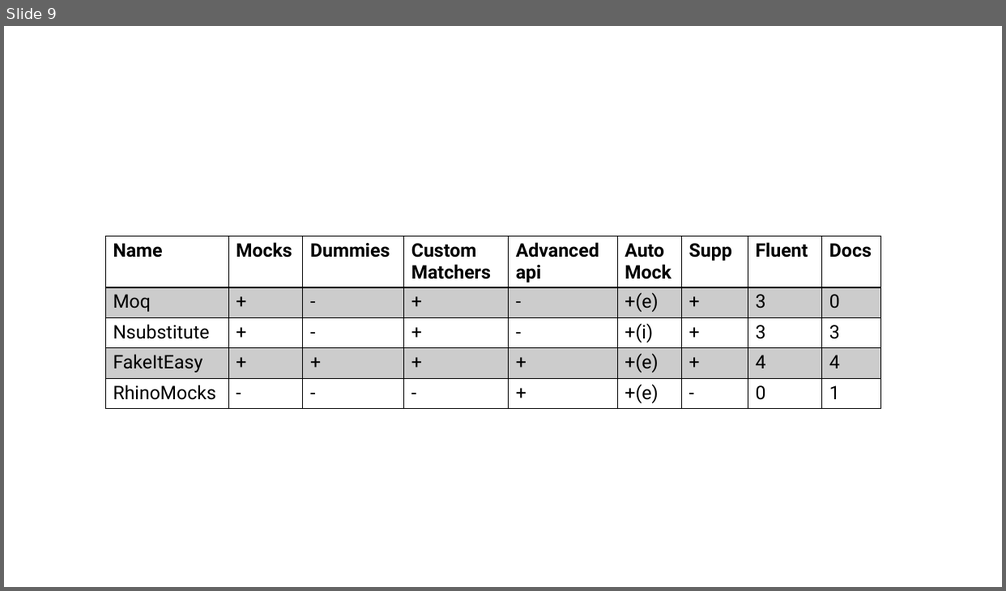
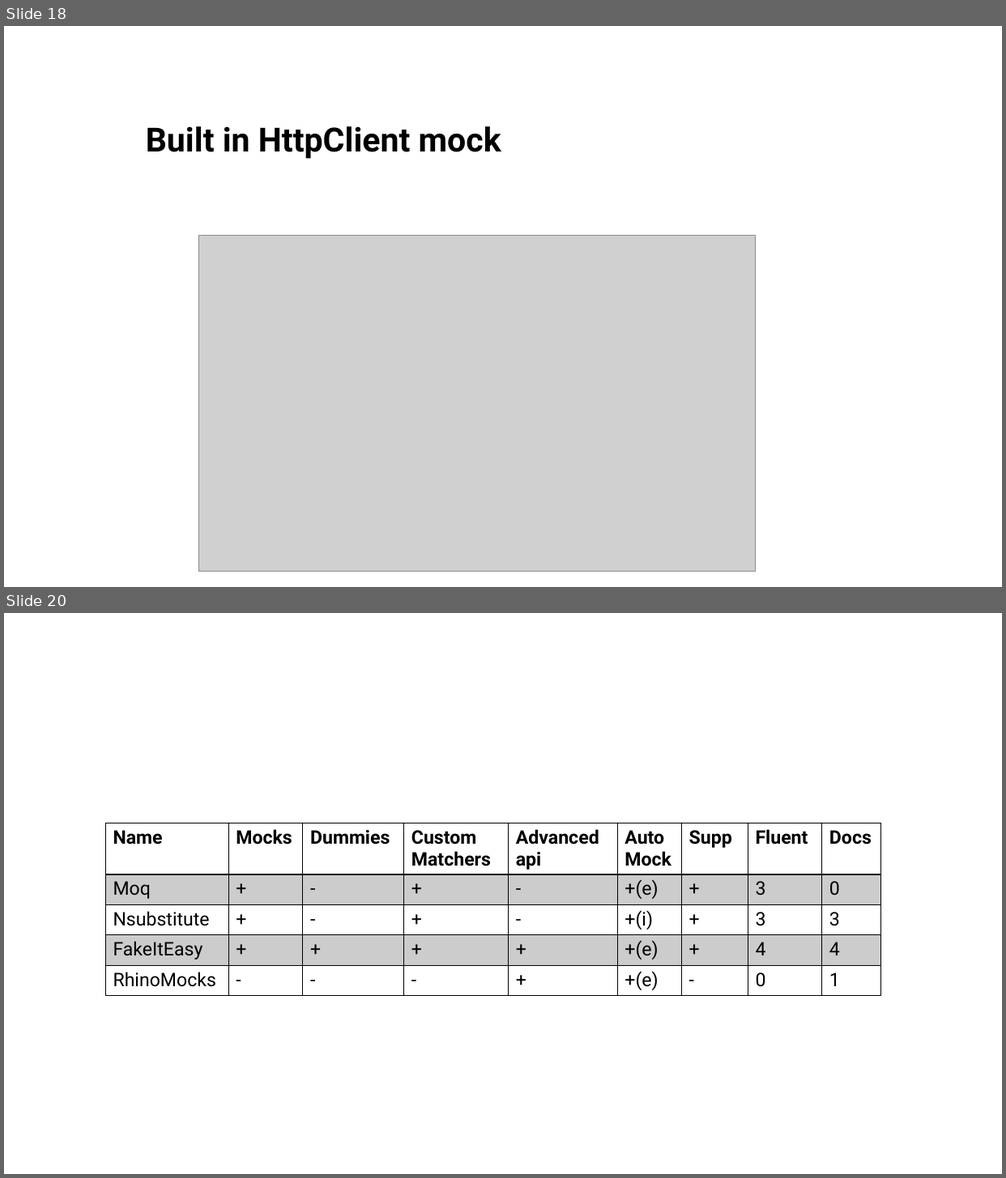
Before and after one commit to Shak-o/C-Examples, a slide deck: Mocking/Mocking.pptx. Shown one above the other, each under a label of ours: slide 9 before the commit, slides 18 and 20 after it; the slides between them are not shown. The pictures are 1006x591 and 1006x1178 pixels, drawn with LibreOffice and Linux fonts; fonts in the diff are those of the drawing; grey boxes stand for pictures. Boxes give left, top, right and bottom in pixels: in the first picture for what was removed or moved away, otherwise in the second. Text is boxed around its words. In the diff, an @@ line names an element or a change of style, - is before the commit and + after.

```diff
--- a/Mocking/Mocking.pptx
+++ b/Mocking/Mocking.pptx
@@ slide 18 added at bbox=[4, 26, 1002, 587], background #FFFFFF @@
@@ title added at bbox=[146, 126, 501, 159], 32 pt, text #000000, bold @@
+Built in HttpClient mock
@@ picture added at bbox=[198, 236, 756, 572] @@
@@ what was slide 9 is now slide 20 @@
```
Also in this commit, not shown: 8 slides changed, 10 other slides added, 1 other file.
